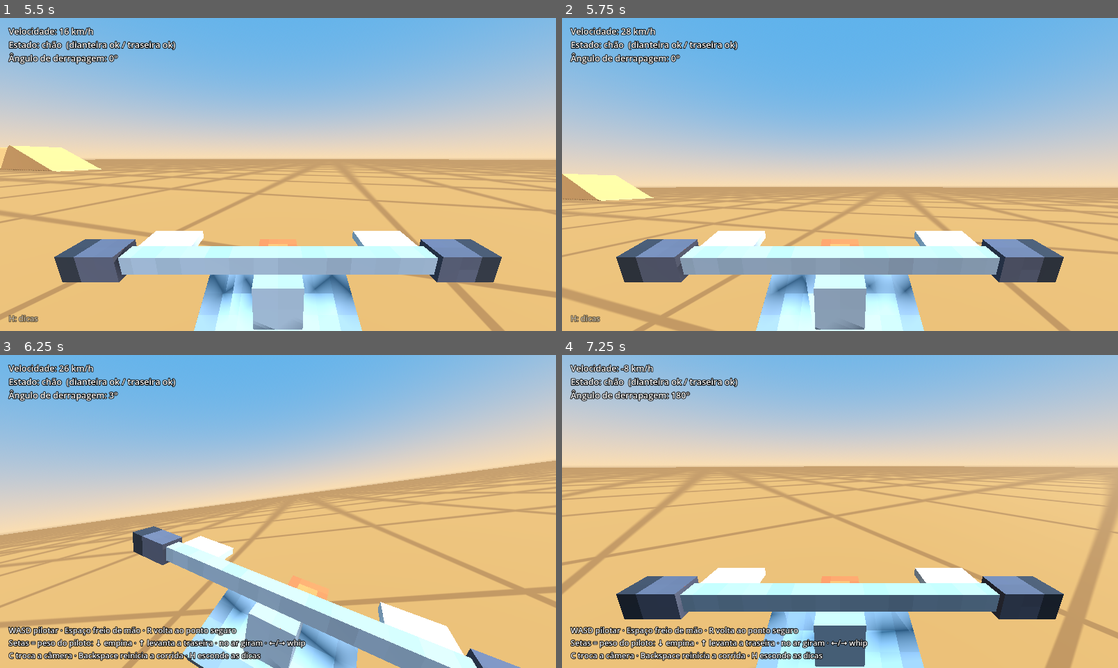
Above: before the commit, frames 1-4 (two rows, left to right).
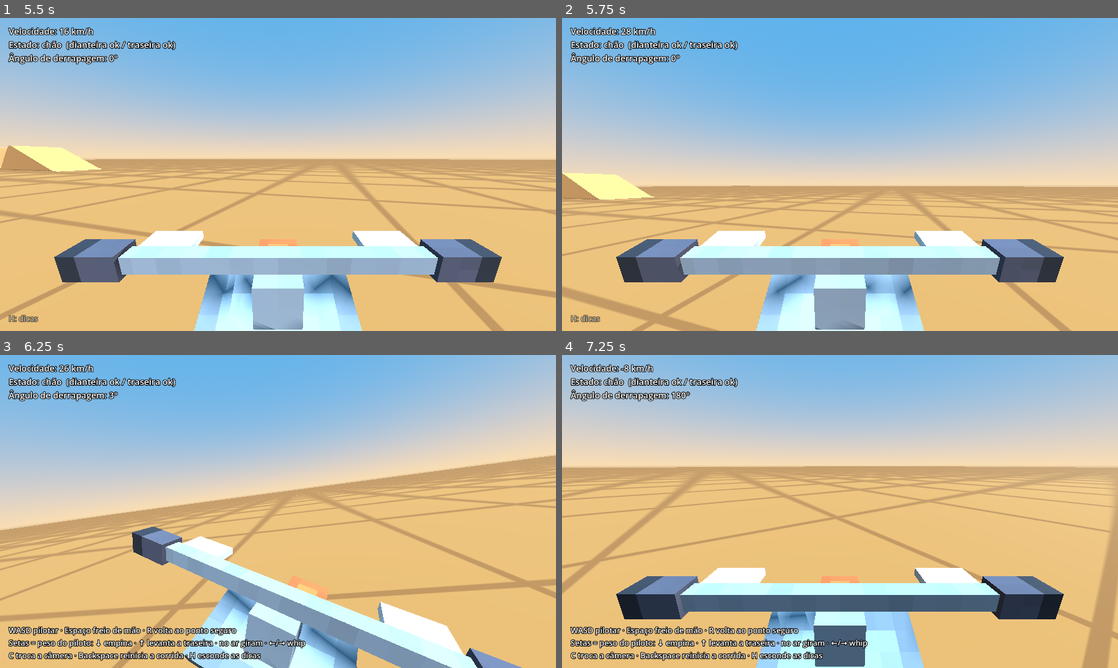
Above: after the commit, the same moments.

Repository: carvguilherme8/turinhos_circuit
Game: Godot game, scene res://scenes/tracks/playground.tscn
Same seed, same stepped clock (60 frames per second), same inputs: the game is played once before the commit and once after it. This scene is started directly instead of the project's main scene.
Inputs:
- Up to frame 1 (5.5 s): hold D (direita) 0.53-1.28 s; hold W (acelerar) 0.53-1.28 s; hold Down (inclinar_tras) 1.28-2.03 s; tap H (alternar_dicas) at 1.35 s; hold D (direita) 2.03-2.78 s; hold S (frear) 2.03-2.78 s; hold Up (inclinar_frente) 2.78-3.53 s; tap Space (freio_mao) at 2.85 s; hold Backspace (reiniciar_corrida) 3.53-4.28 s; hold A (esquerda) 3.53-5.03 s; tap Enter at 4.25 s; tap C (trocar_camera) at 4.35 s; tap R (resetar_moto) at 5 s; hold Down (inclinar_tras) from 5.03 s (still down); hold W (acelerar) from 5.03 s (still down)
- Up to frame 2 (5.75 s): keep holding Down (inclinar_tras); keep holding W (acelerar)
- Up to frame 3 (6.25 s): release Down (inclinar_tras) at 5.78 s; release W (acelerar) at 5.78 s; hold D (direita) from 5.78 s (still down); tap H (alternar_dicas) at 5.85 s
- Up to frame 4 (7.25 s): release D (direita) at 6.53 s; hold Up (inclinar_frente) from 6.53 s (still down); hold S (frear) from 6.53 s (still down)

Frame 1 is identical in both runs. In frame 2, 2.7% of the frame differs, in the area x 0-100%, y 49-100%; in frame 3, 11%, in the area x 0-100%, y 32-100%; in frame 4, 5.1%.

Commit message:
feat: deslizar nas costelas empinando (whoop skimming)
- Empinado (> 4°) e rápido, a moto desliza: frente leve, corpo segue a média
  do terreno (altura e ângulo), suspensão traseira estende sobre as ondas e
  a tração continua nos instantes em que a roda sai do topo
- Costelas na camada de colisão 2: as rodas sempre as enxergam; o corpo só
  atravessa a crista enquanto desliza (sem wheelie elas continuam punindo)
- Pulinhos entre ondas não zeram mais o wheelie (só saltos > 0,3 s)
- Resultado simulado nas costelas: com wheelie 1,23 s e saída a 84 km/h,
  sem wheelie 1,42 s, 0,6 s no ar e saída a 71 km/h
- Pista: mesa da largada recuada e mais longa (quem chegava embalado pousava
  na face do duplo e caía); ponto de retorno após queda 2 s atrás

Diff:
--- a/scenes/tracks/playground.tscn
+++ b/scenes/tracks/playground.tscn
@@ -73,6 +73,7 @@
 [node name="Whoop1" type="StaticBody3D" parent="Ramps"]
 transform = Transform3D(1, 0, 0, 0, 1, 0, 0, 0, 1, -24, 0, -40)
 script = ExtResource("1_ramp")
+is_bump = true
 up_length = 1.5
 top_length = 0
 down_length = 1.5
@@ -83,6 +84,7 @@
 [node name="Whoop2" type="StaticBody3D" parent="Ramps"]
 transform = Transform3D(1, 0, 0, 0, 1, 0, 0, 0, 1, -24, 0, -43.5)
 script = ExtResource("1_ramp")
+is_bump = true
 up_length = 1.5
 top_length = 0
 down_length = 1.5
@@ -93,6 +95,7 @@
 [node name="Whoop3" type="StaticBody3D" parent="Ramps"]
 transform = Transform3D(1, 0, 0, 0, 1, 0, 0, 0, 1, -24, 0, -47)
 script = ExtResource("1_ramp")
+is_bump = true
 up_length = 1.5
 top_length = 0
 down_length = 1.5
@@ -103,6 +106,7 @@
 [node name="Whoop4" type="StaticBody3D" parent="Ramps"]
 transform = Transform3D(1, 0, 0, 0, 1, 0, 0, 0, 1, -24, 0, -50.5)
 script = ExtResource("1_ramp")
+is_bump = true
 up_length = 1.5
 top_length = 0
 down_length = 1.5
@@ -113,6 +117,7 @@
 [node name="Whoop5" type="StaticBody3D" parent="Ramps"]
 transform = Transform3D(1, 0, 0, 0, 1, 0, 0, 0, 1, -24, 0, -54)
 script = ExtResource("1_ramp")
+is_bump = true
 up_length = 1.5
 top_length = 0
 down_length = 1.5
@@ -123,6 +128,7 @@
 [node name="Whoop6" type="StaticBody3D" parent="Ramps"]
 transform = Transform3D(1, 0, 0, 0, 1, 0, 0, 0, 1, -24, 0, -57.5)
 script = ExtResource("1_ramp")
+is_bump = true
 up_length = 1.5
 top_length = 0
 down_length = 1.5
--- a/scenes/tracks/stadium_circuit.tscn
+++ b/scenes/tracks/stadium_circuit.tscn
@@ -90,10 +90,10 @@
 [node name="Ramps" type="Node3D" parent="."]
 
 [node name="A_Mesa" type="StaticBody3D" parent="Ramps"]
-transform = Transform3D(1, 0, 0, 0, 1, 0, 0, 0, 1, -21, 0, 26)
+transform = Transform3D(1, 0, 0, 0, 1, 0, 0, 0, 1, -21, 0, 30)
 script = ExtResource("ramp")
 up_length = 6
-top_length = 12
+top_length = 14
 down_length = 10
 height = 1.6
 width = 8
@@ -122,6 +122,7 @@
 [node name="B_Costela1" type="StaticBody3D" parent="Ramps"]
 transform = Transform3D(-1, 0, 0, 0, 1, 0, 0, 0, -1, -7, 0, -31)
 script = ExtResource("ramp")
+is_bump = true
 up_length = 1.5
 top_length = 0
 down_length = 1.5
@@ -132,6 +133,7 @@
 [node name="B_Costela2" type="StaticBody3D" parent="Ramps"]
 transform = Transform3D(-1, 0, 0, 0, 1, 0, 0, 0, -1, -7, 0, -27.6)
 script = ExtResource("ramp")
+is_bump = true
 up_length = 1.5
 top_length = 0
 down_length = 1.5
@@ -142,6 +144,7 @@
 [node name="B_Costela3" type="StaticBody3D" parent="Ramps"]
 transform = Transform3D(-1, 0, 0, 0, 1, 0, 0, 0, -1, -7, 0, -24.2)
 script = ExtResource("ramp")
+is_bump = true
 up_length = 1.5
 top_length = 0
 down_length = 1.5
@@ -152,6 +155,7 @@
 [node name="B_Costela4" type="StaticBody3D" parent="Ramps"]
 transform = Transform3D(-1, 0, 0, 0, 1, 0, 0, 0, -1, -7, 0, -20.8)
 script = ExtResource("ramp")
+is_bump = true
 up_length = 1.5
 top_length = 0
 down_length = 1.5
@@ -162,6 +166,7 @@
 [node name="B_Costela5" type="StaticBody3D" parent="Ramps"]
 transform = Transform3D(-1, 0, 0, 0, 1, 0, 0, 0, -1, -7, 0, -17.4)
 script = ExtResource("ramp")
+is_bump = true
 up_length = 1.5
 top_length = 0
 down_length = 1.5
@@ -172,6 +177,7 @@
 [node name="B_Costela6" type="StaticBody3D" parent="Ramps"]
 transform = Transform3D(-1, 0, 0, 0, 1, 0, 0, 0, -1, -7, 0, -14)
 script = ExtResource("ramp")
+is_bump = true
 up_length = 1.5
 top_length = 0
 down_length = 1.5
@@ -182,6 +188,7 @@
 [node name="B_Costela7" type="StaticBody3D" parent="Ramps"]
 transform = Transform3D(-1, 0, 0, 0, 1, 0, 0, 0, -1, -7, 0, -10.6)
 script = ExtResource("ramp")
+is_bump = true
 up_length = 1.5
 top_length = 0
 down_length = 1.5
@@ -192,6 +199,7 @@
 [node name="B_Costela8" type="StaticBody3D" parent="Ramps"]
 transform = Transform3D(-1, 0, 0, 0, 1, 0, 0, 0, -1, -7, 0, -7.2)
 script = ExtResource("ramp")
+is_bump = true
 up_length = 1.5
 top_length = 0
 down_length = 1.5
--- a/scripts/bike/bike.gd
+++ b/scripts/bike/bike.gd
@@ -16,7 +16,7 @@
 const SAFE_POINT_INTERVAL := 0.5
 const SAFE_POINT_COUNT := 12
 ## Na queda, volta para um ponto seguro de pelo menos este tempo antes.
-const SAFE_POINT_MIN_AGE := 1.0
+const SAFE_POINT_MIN_AGE := 2.0
 
 @export var stats: BikeStats
 ## true = pilotada pelo teclado/controle; false = por um bot (BotDriver preenche bot_*).
@@ -59,6 +59,8 @@
 var drift_angle: float = 0.0
 ## Tempo no ar do salto atual (0 no chão).
 var air_time: float = 0.0
+## Deslizando sobre ondulações (costelas) empinado: frente no alto, corpo pela média do terreno.
+var skimming: bool = false
 ## false durante a contagem regressiva: a moto ignora acelerador, freio e direção.
 var controls_enabled: bool = true
 ## Comandos do bot (0..1; direção -1..1).
@@ -102,6 +104,13 @@
 var _rider_upper_rest_x: float = 0.0
 ## Tempo restante da "explosão" de poeira (pouso, queda).
 var _dust_burst: float = 0.0
+## Tempo desde que a roda traseira tocou o chão e normal do chão suavizada (média das ondas).
+var _rear_air_time: float = 0.0
+var _smoothed_normal: Vector3 = Vector3.UP
+## Extensão atual da suspensão traseira ao deslizar (sobe/desce aos poucos).
+var _skim_extension: float = 0.0
+## Último instante em que uma roda tocou uma ondulação (camada 2).
+var _last_bump_clock: float = -10.0
 var _visual_rest: Vector3
 var _visual_lean: float = 0.0
 ## Ângulo visual numa roda só (segue o pêndulo; no ar volta suave para zero).
@@ -125,6 +134,11 @@
 	var ray_length := stats.suspension_rest_length + stats.wheel_radius
 	_front_ray.target_position = Vector3(0.0, -ray_length, 0.0)
 	_rear_ray.target_position = Vector3(0.0, -ray_length, 0.0)
+	# Camada 1 = chão e obstáculos; camada 2 = ondulações (costelas). As rodas veem as duas;
+	# o corpo deixa de colidir com as ondulações enquanto desliza.
+	_front_ray.collision_mask = 1 | 2
+	_rear_ray.collision_mask = 1 | 2
+	collision_mask = 1 | 2
 	_spawn_transform = global_transform
 
 	# Posições de repouso do modelo, para animar a suspensão a partir delas.
@@ -194,6 +208,9 @@
 	front_grounded = _apply_suspension(_front_ray, true)
 	rear_grounded = _apply_suspension(_rear_ray, false)
 	_ground_normal = _average_ground_normal()
+	_rear_air_time = 0.0 if rear_grounded else _rear_air_time + delta
+	if is_grounded():
+		_smoothed_normal = _smoothed_normal.slerp(_ground_normal, clampf(delta / 0.35, 0.0, 1.0)).normalized()
 
 	if is_crashed:
 		# Queda: sem controle nem equilíbrio, a física derruba a moto de verdade.
@@ -241,10 +258,18 @@
 	_flat_velocity = linear_velocity - _ground_normal * linear_velocity.dot(_ground_normal)
 	drift_angle = rad_to_deg(forward.angle_to(_flat_velocity)) if _flat_velocity.length() > 2.0 else 0.0
 
-	if is_grounded():
+	skimming = _one_wheel_angle > deg_to_rad(stats.skim_min_wheelie_degrees) \
+			and forward_speed > stats.skim_min_speed and _rear_air_time < stats.skim_coyote_time
+	# A suspensão só estende sobre ondulações (num wheelie em chão liso a moto não "flutua").
+	var on_bumps := _clock - _last_bump_clock < 0.4
+	_skim_extension = move_toward(_skim_extension, stats.skim_extension if skimming and on_bumps else 0.0, 3.0 * delta)
+	set_collision_mask_value(2, not skimming)
+	if is_grounded() or skimming:
 		_drive(forward, throttle, brake, handbrake, delta)
 		_apply_grip(forward, delta)
 	_steer_and_balance(forward, delta)
+	if skimming:
+		_skim(delta)
 	_update_visuals(delta)
 	_update_dust(delta)
 
@@ -325,15 +350,22 @@
 ## Mola + amortecedor numa roda. Retorna true se a roda está tocando o chão.
 func _apply_suspension(ray: RayCast3D, is_front: bool) -> bool:
 	var ray_length := stats.suspension_rest_length + stats.wheel_radius
+	if not is_front:
+		# Deslizando, a traseira estende para o corpo passar acima das ondas.
+		ray_length += _skim_extension
+		ray.target_position = Vector3(0.0, -ray_length, 0.0)
 	# Sem isso o raio usaria a posição do passo anterior e mediria errado em alta velocidade.
 	ray.force_raycast_update()
 	var up := global_basis.y
 	if not ray.is_colliding():
-		_set_wheel_height(is_front, ray.position.y - stats.suspension_rest_length)
+		_set_wheel_height(is_front, ray.position.y - (ray_length - stats.wheel_radius))
 		return false
 
 	var origin := ray.global_position
 	var hit := ray.get_collision_point()
+	var collider := ray.get_collider() as CollisionObject3D
+	if collider and collider.get_collision_layer_value(2):
+		_last_bump_clock = _clock
 	if is_front:
 		front_contact = hit
 	else:
@@ -346,6 +378,12 @@
 	var spring := compression * stats.spring_stiffness
 	var damper := -point_velocity.dot(up) * stats.spring_damping
 	var force := clampf(spring + damper, 0.0, stats.max_suspension_force)
+	if skimming:
+		if is_front:
+			force *= stats.skim_front_support  # frente leve: o piloto tira o peso dela
+		else:
+			force = clampf(spring * stats.skim_spring_scale + damper * stats.skim_damping_scale,
+					0.0, stats.max_suspension_force)
 	apply_force(up * force, origin - global_position)
 
 	_set_wheel_height(is_front, ray.position.y - (distance - stats.wheel_radius))
@@ -383,7 +421,7 @@
 		# Roda traseira travada: sem tração, só arrasta na terra.
 		new_speed = move_toward(new_speed, 0.0, stats.handbrake_deceleration * delta)
 		throttle = 0.0
-	elif throttle > 0.0 and rear_grounded and _one_wheel_angle > -0.05:
+	elif throttle > 0.0 and (rear_grounded or skimming) and _one_wheel_angle > -0.05:
 		# Aceleração cheia até 75% da máxima, depois diminui até zero na máxima.
 		var taper := clampf((stats.max_speed - speed) / (stats.max_speed * 0.25), 0.0, 1.0)
 		new_speed += throttle * stats.acceleration * taper * delta
@@ -433,8 +471,10 @@
 		var yaw := av.dot(_ground_normal)
 		av += _ground_normal * (target_yaw - yaw) * clampf(stats.steer_response * delta, 0.0, 1.0)
 		av = _rider_weight_ground(av, delta)
-	else:
-		_reset_one_wheel()
+	elif not skimming:
+		# Só um salto de verdade zera o wheelie (pulinhos entre ondas não).
+		if air_time > 0.3:
+			_reset_one_wheel()
 		av = _rider_weight_air(av, delta)
 
 	# Equilíbrio: só no eixo de rolagem (o pitch fica livre para suspensão e saltos).
@@ -460,7 +500,7 @@
 	var previous := _one_wheel_angle
 	var accel := 0.0
 	if _one_wheel_angle >= 0.0:
-		if _rider_pitch > 0.05 and rear_grounded:
+		if _rider_pitch > 0.05 and (rear_grounded or _rear_air_time < stats.skim_coyote_time):
 			var throttle_share := lerpf(stats.wheelie_without_throttle, 1.0, _throttle)
 			accel += stats.wheelie_strength * _rider_pitch * throttle_share
 		accel -= stats.wheelie_brake_strength * _brake
@@ -536,6 +576,19 @@
 	return av
 
 
+## Deslizando: segura a altura e o ângulo pela média do terreno, não onda a onda
+## (só a roda traseira "raspa" o topo das ondas).
+func _skim(delta: float) -> void:
+	var vertical := linear_velocity.dot(_smoothed_normal)
+	linear_velocity -= _smoothed_normal * vertical * clampf(stats.skim_vertical_damping * delta, 0.0, 1.0)
+	var pitch_axis := global_basis.x
+	var pitch := asin(clampf((-global_basis.z).dot(_smoothed_normal), -1.0, 1.0))
+	var target_rate := -pitch * stats.skim_pitch_hold
+	var av := angular_velocity
+	av += pitch_axis * (target_rate - av.dot(pitch_axis)) * clampf(20.0 * delta, 0.0, 1.0)
+	angular_velocity = av
+
+
 ## Giro de `angle` (+ nariz para cima) em torno do ponto onde a roda apoiada toca o chão:
 ## roda traseira no wheelie, dianteira com a traseira no alto. `ground` é a posição do chão
 ## sob o centro da moto no espaço em que o giro é aplicado.
@@ -551,7 +604,7 @@
 	var lean_degrees := stats.visual_lean_degrees * (1.0 + 0.4 * drift_amount)
 	var lean := -_steer * deg_to_rad(lean_degrees) * speed_ratio if is_grounded() else 0.0
 	_visual_lean = lerp_angle(_visual_lean, lean, clampf(8.0 * delta, 0.0, 1.0))
-	if is_grounded():
+	if is_grounded() or skimming:
 		_visual_pitch = _one_wheel_angle
 	else:
 		_visual_pitch = lerpf(_visual_pitch, 0.0, clampf(10.0 * delta, 0.0, 1.0))
--- a/scripts/bike/bike_stats.gd
+++ b/scripts/bike/bike_stats.gd
@@ -86,6 +86,25 @@
 ## Whip: quanto a traseira é jogada para o lado no ar.
 @export_range(0.0, 60.0, 1.0, "suffix:°") var whip_yaw_angle: float = 30.0
 
+@export_group("Costelas (deslizar)")
+## Empinado acima disso e rápido o bastante, a moto desliza sobre ondulações (costelas):
+## a frente fica no alto e o corpo segue a média do terreno, não onda a onda.
+@export_range(0.0, 30.0, 0.5, "suffix:°") var skim_min_wheelie_degrees: float = 4.0
+@export_range(0.0, 30.0, 0.5, "suffix:m/s") var skim_min_speed: float = 7.0
+## Quanto o movimento vertical é amortecido ao deslizar (maior = mais "flutuante").
+@export_range(0.0, 30.0, 0.5) var skim_vertical_damping: float = 5.0
+## Força que segura o ângulo da moto pela média do terreno ao deslizar.
+@export_range(0.0, 20.0, 0.5) var skim_pitch_hold: float = 10.0
+## Tempo que a roda traseira pode sair do topo de uma onda sem perder tração nem o wheelie.
+@export_range(0.0, 1.0, 0.05, "suffix:s") var skim_coyote_time: float = 0.25
+## Quanto a suspensão traseira estende ao deslizar, para o corpo passar acima das ondas.
+@export_range(0.0, 1.5, 0.05, "suffix:m") var skim_extension: float = 0.45
+## Apoio da roda da frente ao deslizar (a frente fica "leve", não solta).
+@export_range(0.0, 1.0, 0.05) var skim_front_support: float = 0.6
+## Mola e amortecedor da traseira ao deslizar (multiplicadores).
+@export_range(0.1, 2.0, 0.05) var skim_spring_scale: float = 1.0
+@export_range(0.1, 4.0, 0.05) var skim_damping_scale: float = 1.3
+
 @export_group("Pouso")
 ## Tempo mínimo no ar para o pouso ser avaliado (ignora pulinhos nas costelas).
 @export_range(0.0, 2.0, 0.05, "suffix:s") var min_air_time: float = 0.25
--- a/scripts/tracks/ramp.gd
+++ b/scripts/tracks/ramp.gd
@@ -32,6 +32,9 @@
 	set(value):
 		color = value
 		_rebuild()
+## Ondulação (costela): fica na camada de colisão 2. As rodas sempre a enxergam, mas o corpo
+## da moto atravessa a crista enquanto desliza empinada (ver Bike.skimming).
+@export var is_bump: bool = false
 ## Material opcional (ex.: terra pixelada com UV triplanar). Sem ele, usa `color`.
 @export var material: Material:
 	set(value):
@@ -65,6 +68,7 @@
 
 
 func _ready() -> void:
+	collision_layer = 2 if is_bump else 1
 	_mesh_instance = MeshInstance3D.new()
 	add_child(_mesh_instance)
 	_collision = CollisionShape3D.new()
